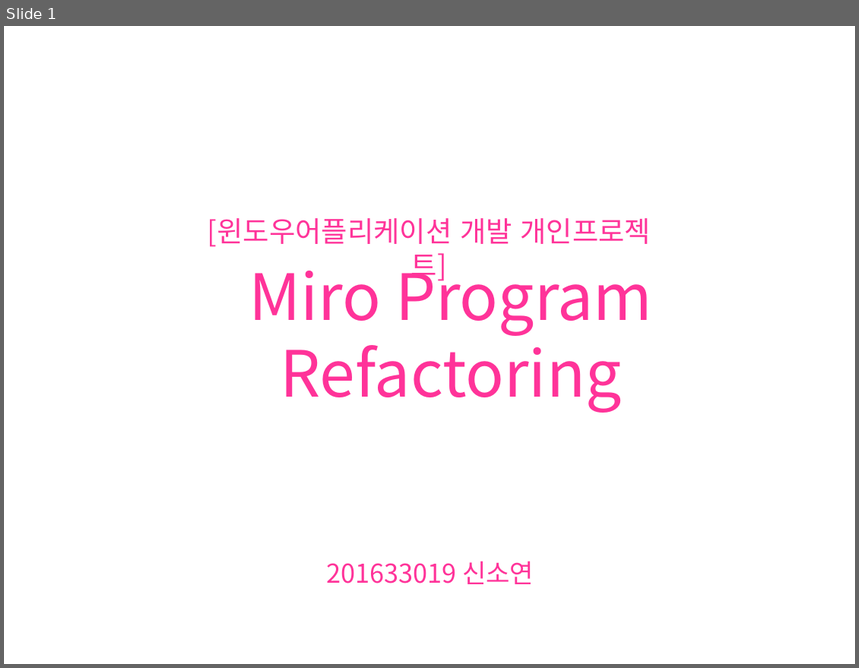
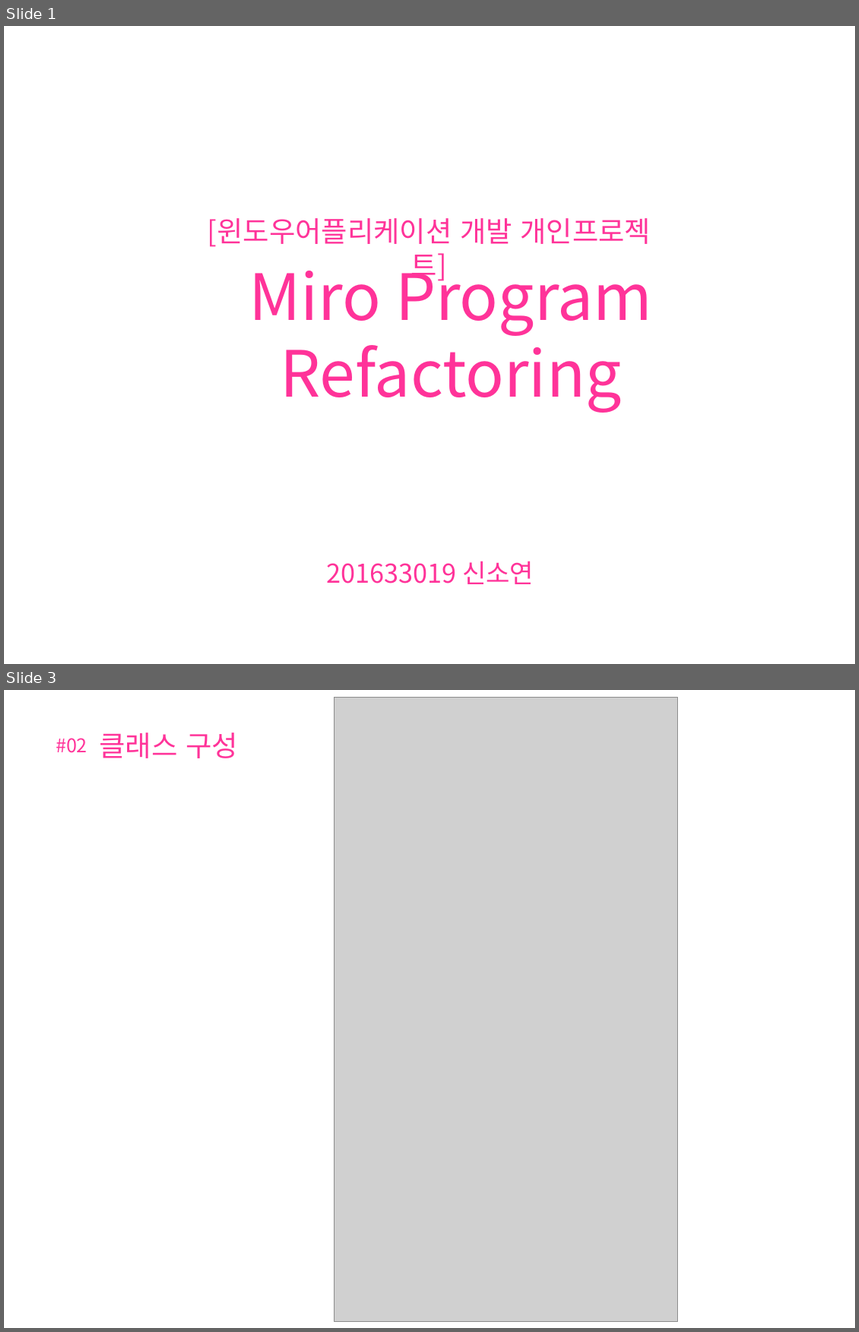
Before and after one commit to shinsoyeon16/MiroProgram_csRefactoring, a slide deck: 윈도우어플리케이션개발_개별발표2_MiroRefactoring_201633019신소연.pptx. Shown one above the other, each under a label of ours: slide 1 before the commit, slides 1 and 3 after it; the slides between them are not shown. The pictures are 859x668 and 859x1332 pixels, drawn with LibreOffice and Linux fonts; fonts in the diff are those of the drawing; grey boxes stand for pictures; background and template pictures are left out. Boxes give left, top, right and bottom in pixels: in the first picture for what was removed or moved away, otherwise in the second. Text is boxed around its words. In the diff, an @@ line names an element or a change of style, - is before the commit and + after.

```diff
--- a/윈도우어플리케이션개발_개별발표2_MiroRefactoring_201633019신소연.pptx
+++ b/윈도우어플리케이션개발_개별발표2_MiroRefactoring_201633019신소연.pptx
@@ slide 3 added at [4,690,855,1328], background picture (left out) @@
@@ picture added at [335,698,677,1322] @@
@@ text added at [100,733,238,758], 24 pt, text #FF3399 @@
+클래스 구성
@@ text added at [56,738,87,753], 16 pt, text #FF3399 @@
+#02
```
Also in this commit, not shown: 10 other slides added, 8 slides removed, 1 other file.
